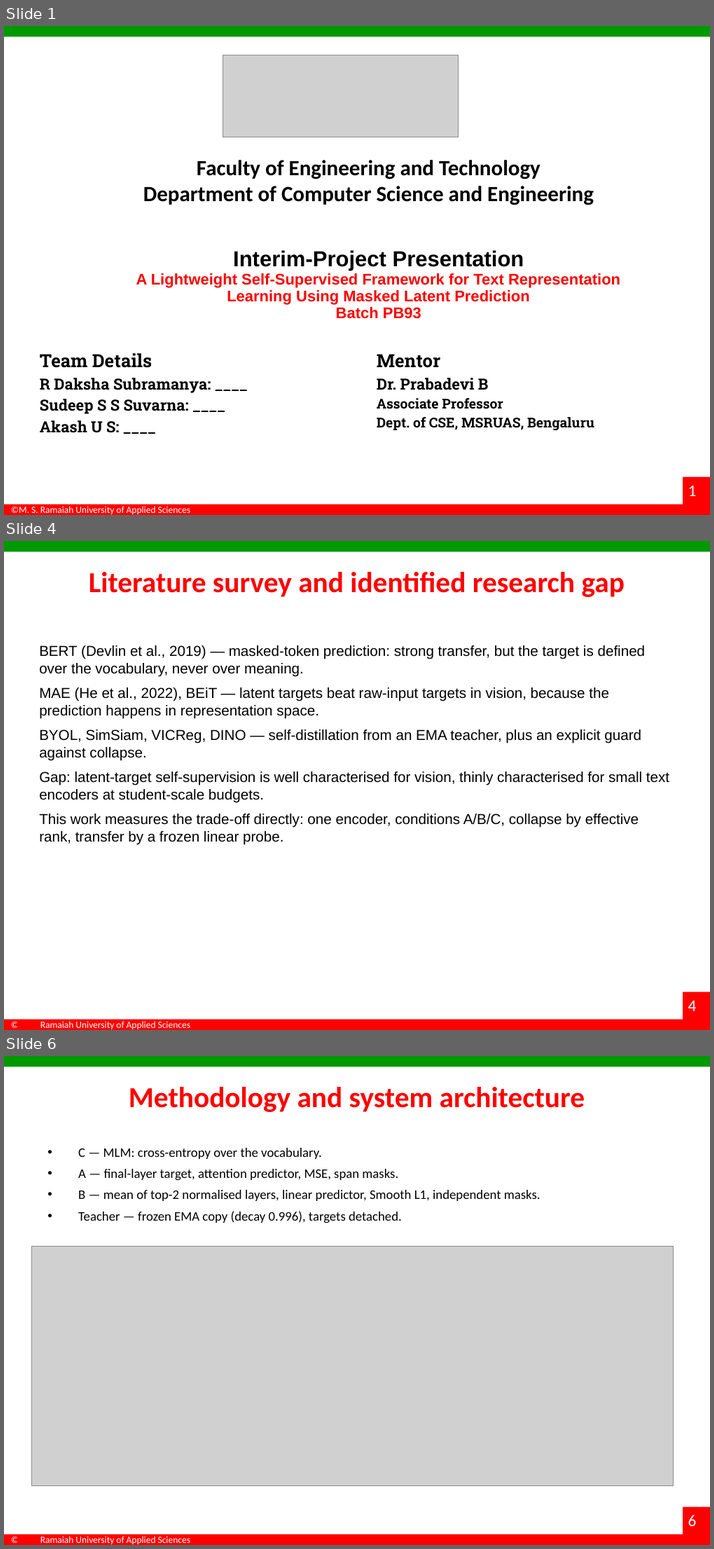
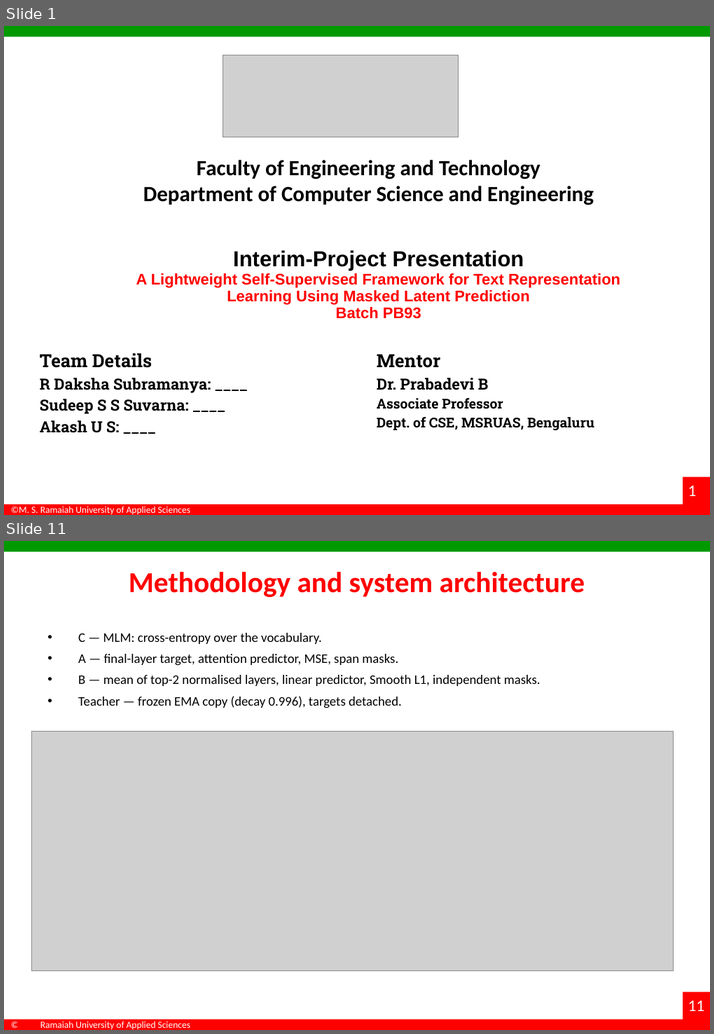
Before and after one commit to dakshadev/7th-sem, a slide deck: docs/Interim_Project_Presentation_7th-sem.pptx. Shown one above the other, each under a label of ours: slides 1, 4 and 6 before the commit, slides 1 and 11 after it; the slides between them are not shown. The pictures are 714x1549 and 714x1034 pixels, drawn with LibreOffice and Linux fonts; fonts in the diff are those of the drawing; grey boxes stand for pictures; background and template pictures are left out. Boxes give left, top, right and bottom in pixels: in the first picture for what was removed or moved away, otherwise in the second. Text is boxed around its words. In the diff, an @@ line names an element or a change of style, - is before the commit and + after.

Commit message:
docs(deck): restructure the interim deck to the mentor's slide-by-slide instructions
Mentor asked for: introduction on one slide, problem statement on its own slide, literature survey
as in the previous review, approved research gaps on one slide, objectives written out in full, and
dataset/computing requirements under explicit sub-headings.

- Introduction and problem statement are now separate slides (3 and 4); the old combined slide is gone
- Literature survey restored to the three approved tables from the pre-project review, 15 references
- Research gaps G1-G5 on one slide, each labelled and separated
- Approved objectives reproduced in full, then a separate progress table against evidence
- Dataset and computing requirements carry real sub-headings (bullet-free, 15.5pt, navy) and the
  body was lifted to the top of the slide
- References rebuilt to 21 entries in two columns, so the numbering matches the literature tables
- Objective 3's row now records that SIGReg was conditional and not run, with VICReg and Barlow
  implemented instead - the deck should not imply work that did not happen

15 -> 20 slides. Slide numbers are layout fields, so they renumber themselves. Template master,
layouts, fonts, colours and footer untouched; every new slide is a clone of an existing one.

```diff
--- a/docs/Interim_Project_Presentation_7th-sem.pptx
+++ b/docs/Interim_Project_Presentation_7th-sem.pptx
@@ slide 4 removed at [4, 541, 710, 1030], background #FFFFFF; not listed: 6 template elements that a slide beside it also shows @@
@@ title removed at [89, 572, 624, 597] @@
-Literature survey and identified research gap
@@ text removed at [39, 645, 669, 845] @@
-BERT (Devlin et al., 2019) — masked-token prediction: strong transfer, but the target is defined over the vocabulary, never over meaning.
-MAE (He et al., 2022), BEiT — latent targets beat raw-input targets in vision, because the prediction happens in representation space.
-BYOL, SimSiam, VICReg, DINO — self-distillation from an EMA teacher, plus an explicit guard against collapse.
-Gap: latent-target self-supervision is well characterised for vision, thinly characterised for small text encoders at student-scale budgets.
-This work measures the trade-off directly: one encoder, conditions A/B/C, collapse by effective rank, transfer by a frozen linear probe.
@@ what was slide 6 is now slide 11 @@
@@ page number at [688, 1000, 705, 1011]: text changed @@
-6
+11
```
Also in this commit, not shown: 5 slides changed, 6 slides added, 2 other files.
